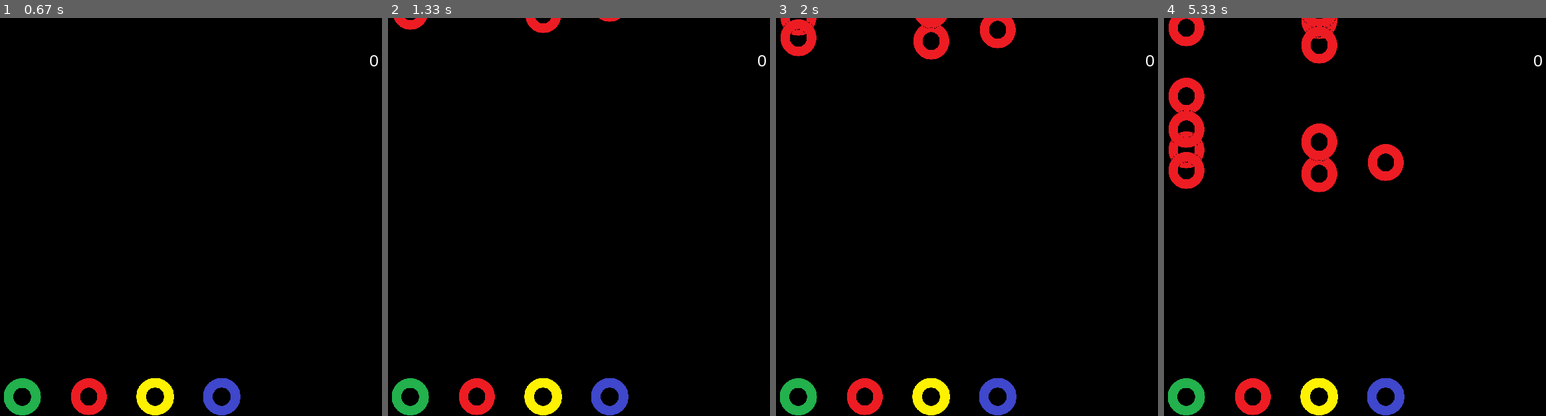
Above: before the commit, frames 1-4 (left to right).
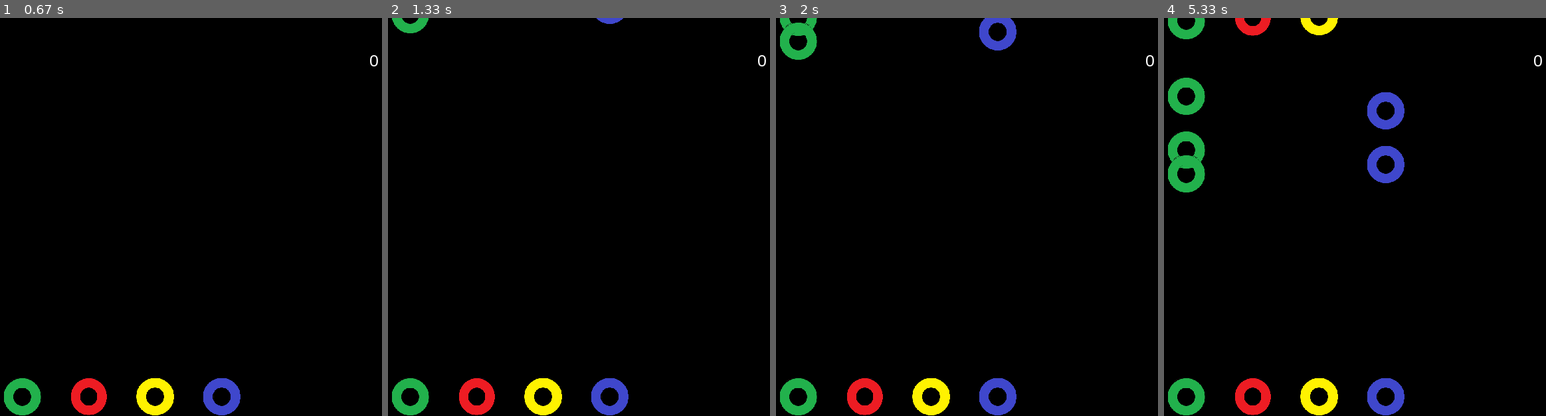
Above: after the commit, the same moments.

Repository: romulofff/gym-hero
Game: pygame game, started from src/game.py
Two runs of this game, one before a commit and one after it. Both use one fixed random seed, a clock stepped at 60 frames per second and the inputs below.
Inputs:
- Up to frame 1 (0.67 s): no input
- Up to frame 2 (1.33 s): no input
- Up to frame 3 (2 s): no input
- Up to frame 4 (5.33 s): no input

Frame 1 is identical in both runs. In frame 2, 0.6% of the frame differs, in the area x 1-62%, y 0-4%; in frame 3, 2.0%; in frame 4, 5.8%, in the area x 1-63%, y 0-44%.

Commit message:
Changing colors

Diff:
--- a/src/game.py
+++ b/src/game.py
@@ -71,23 +71,6 @@
 all_notes_list = pygame.sprite.Group()
 all_sprites_list = pygame.sprite.Group()
 
-for i in range(50):
-    note = Note(redImg)
-    rect_x = random.choice([200, 300, 400, 500])  # choose note color
-    note.rect.x = rect_x
-    note.rect.y = random.uniform(-600*3, -60)
-
-    if rect_x == 200:
-        green_notes_list.add(note)
-    if rect_x == 300:
-        red_notes_list.add(note)
-    if rect_x == 400:
-        yellow_notes_list.add(note)
-    if rect_x == 500:
-        blue_notes_list.add(note)
-
-    all_notes_list.add(note)
-    all_sprites_list.add(note)
 
 # GreenFret
 greenImg = pygame.image.load(
@@ -112,6 +95,32 @@
     path.join('..', 'assets', 'bluebutton.png')).convert()
 blueFret = Fret(blueImg, 'blue')
 all_sprites_list.add(blueFret)
+
+for i in range(50):
+    rect_x = random.choice([200, 300, 400, 500])  # choose note color
+    if rect_x == 200:
+        note = Note(greenImg)
+        note.rect.x = rect_x
+        note.rect.y = random.uniform(-600*3, -60)
+        green_notes_list.add(note)
+    if rect_x == 300:
+        note = Note(redImg)
+        note.rect.x = rect_x
+        note.rect.y = random.uniform(-600*3, -60)
+        red_notes_list.add(note)
+    if rect_x == 400:
+        note = Note(yellowImg)
+        note.rect.x = rect_x
+        note.rect.y = random.uniform(-600*3, -60)
+        yellow_notes_list.add(note)
+    if rect_x == 500:
+        note = Note(blueImg)
+        note.rect.x = rect_x
+        note.rect.y = random.uniform(-600*3, -60)
+        blue_notes_list.add(note)
+
+    all_notes_list.add(note)
+    all_sprites_list.add(note)
 
 # Game Loop
 clock = pygame.time.Clock()
